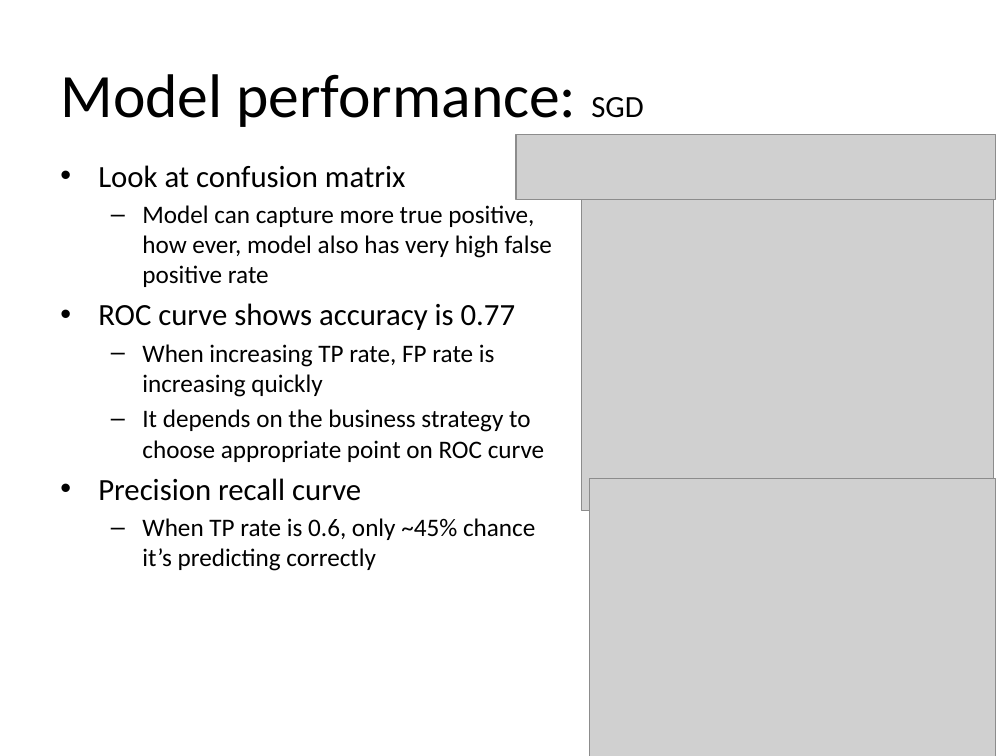
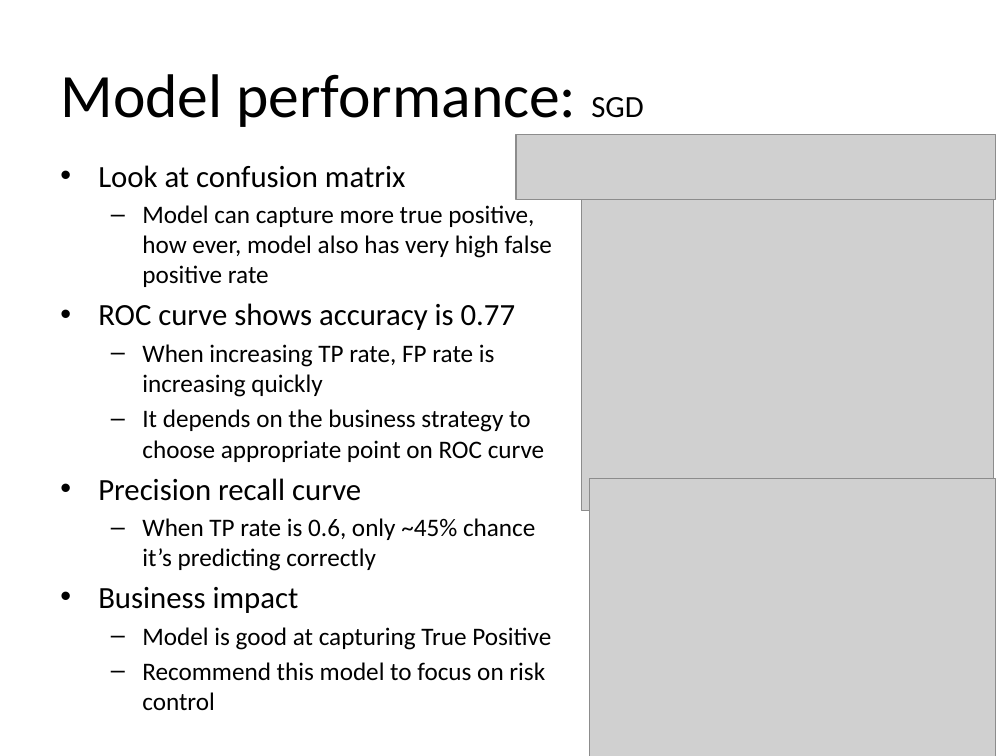
Before and after one commit to beilei2017/credit-card-default, a slide deck: slide 8 of presentation.pptx. Drawn at 1008x756 pixels with LibreOffice and Linux fonts; fonts in the diff are those of the drawing; grey boxes stand for pictures. Boxes give left, top, right and bottom in pixels: in the first picture for what was removed or moved away, otherwise in the second. Text is boxed around its words. In the diff, an @@ line names an element or a change of style, - is before the commit and + after.

Commit message:
update business impact

```diff
--- a/presentation.pptx
+++ b/presentation.pptx
@@ text at (98,587,551,710): paragraphs added @@
+• Business impact
+  – Model is good at capturing True Positive
+  – Recommend this model to focus on risk control
```
